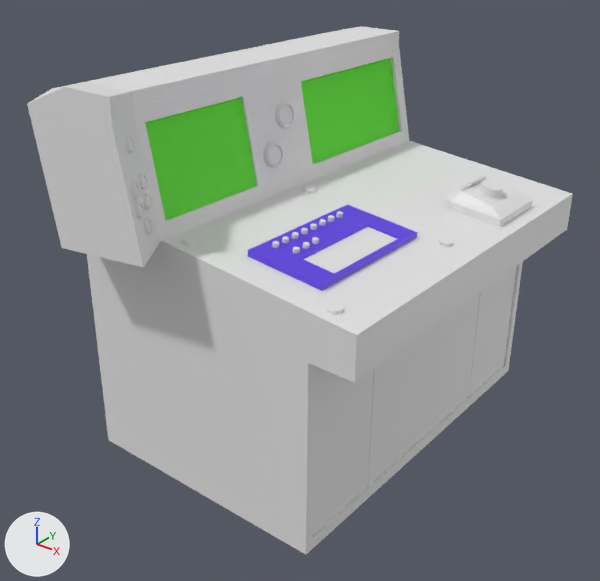
What one commit did to the Blender file Models/GroupD/Factory Kit/Factory Machinery/Control Room/MainControlPanelUnits/Control Panel_Left.blend.
Rendered twice from a camera (50 mm lens) standing at (1.243, -2.29, 1.898) and looking at (-0.455, -0.167, 0.582). The lights are fixed; the arrows at lower left show +X, +Y and +Z.

In view in the first picture: 'Control Panel'.
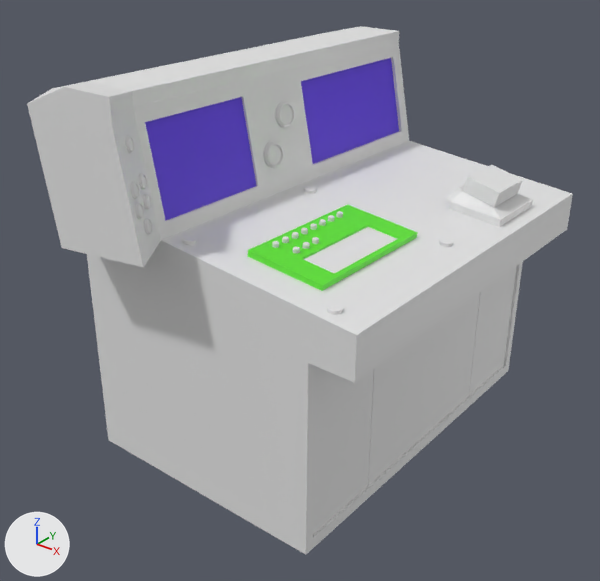
Where the change shows, as pixel boxes (x1, y1, x2, y2) in the pictures (600 x 581 px):
part 1 of me_cylinder_037, added: after (463, 165, 523, 207)
part 2 of me_cylinder_037, recoloured (blue to green): (248, 204, 418, 291) in both
part 3 of me_cylinder_037, recoloured (green to blue): (145, 58, 399, 220) in both

The change, as a list of edits to the scene's bpy script:
```text
Add mat_panel_screws:
    mat_panel_screws = principled_material('Panel Screws')
    mat_panel_screws.base_color = (0.8, 0.8, 0.8)  # white #e7e7e7
Add mat_red_button:
    mat_red_button = principled_material('RED BUTTON')
    mat_red_button.base_color = (0.8, 0.8, 0.8)  # white #e7e7e7
Add mat_buttonlid:
    mat_buttonlid = principled_material('ButtonLid')
    mat_buttonlid.base_color = (0.8, 0.8, 0.8)  # white #e7e7e7
Add mat_keyboardtouchpad:
    mat_keyboardtouchpad = principled_material('KeyboardTouchpad')
    mat_keyboardtouchpad.base_color = (0.8, 0.8, 0.8)  # white #e7e7e7
Add mat_buttoncasing:
    mat_buttoncasing = principled_material('ButtonCasing')
    mat_buttoncasing.base_color = (0.8, 0.8, 0.8)  # white #e7e7e7
Add mat_cupboards:
    mat_cupboards = principled_material('Cupboards')
    mat_cupboards.base_color = (0.8, 0.8, 0.8)  # white #e7e7e7
Add mat_gauges:
    mat_gauges = principled_material('Gauges')
    mat_gauges.base_color = (0.8, 0.8, 0.8)  # white #e7e7e7
Change me_cylinder_037:
    used by ob_control_panel; location = (-0.955, 0.0, 0.0)
    verts and faces of me_cylinder_037; kept vertices keep their numbers, new ones are numbered from 3721
    remove me_cylinder_037.from_pydata(...)  # 3721 vertices, 3012 faces; spans x -0.08..1.12, y -0.88..0.72, z -0.01..1.4
    add me_cylinder_037.from_pydata(...)  # 3729 vertices, 3018 faces; spans x -0.08..1.12, y -0.88..0.72, z -0.01..1.4
    me_cylinder_037 part 1
    add verts[3721] = (1.04, 0.25, 0.96)
    add verts[3722] = (0.91, 0.25, 0.99)
    add verts[3723] = (0.9, 0.25, 0.93)
    add verts[3724] = (1.02, 0.25, 0.9)
    add for new, old in zip([*range(3725, 3729)], [*range(3721, 3725)]): verts[new] = verts[old] + (0.0, 0.18, 0.0)
    add faces += [(3721, 3722, 3726, 3725), (3721, 3724, 3723, 3722), (3725, 3726, 3727, 3728), (3721, 3725, 3728, 3724), (3722, 3723, 3727, 3726)]  # mat_buttonlid (white #e7e7e7)
    add faces += [(3723, 3724, 3728, 3727)]  # mat_material_004 (white #e7e7e7)
    me_cylinder_037 part 2: 12 faces spanning x 0.63..0.92, y -0.59..-0.08, z 0.85..0.92 switch from mat_material_005 (blue #613ce5) to mat_material_002 (green #5de72a)
    me_cylinder_037 part 3: 2 faces spanning x 0.31..0.37, y -0.67..0.67, z 0.97..1.27 switch from mat_material_002 (green #5de72a) to mat_material_005 (blue #613ce5)
    add me_cylinder_037.materials.append(mat_red_button)  # white #e7e7e7
    add me_cylinder_037.materials.append(mat_panel_screws)  # white #e7e7e7
    add me_cylinder_037.materials.append(mat_gauges)  # white #e7e7e7
    add me_cylinder_037.materials.append(mat_keyboardtouchpad)  # white #e7e7e7
    add me_cylinder_037.materials.append(mat_buttoncasing)  # white #e7e7e7
    add me_cylinder_037.materials.append(mat_buttonlid)  # white #e7e7e7
    add me_cylinder_037.materials.append(mat_cupboards)  # white #e7e7e7
```
